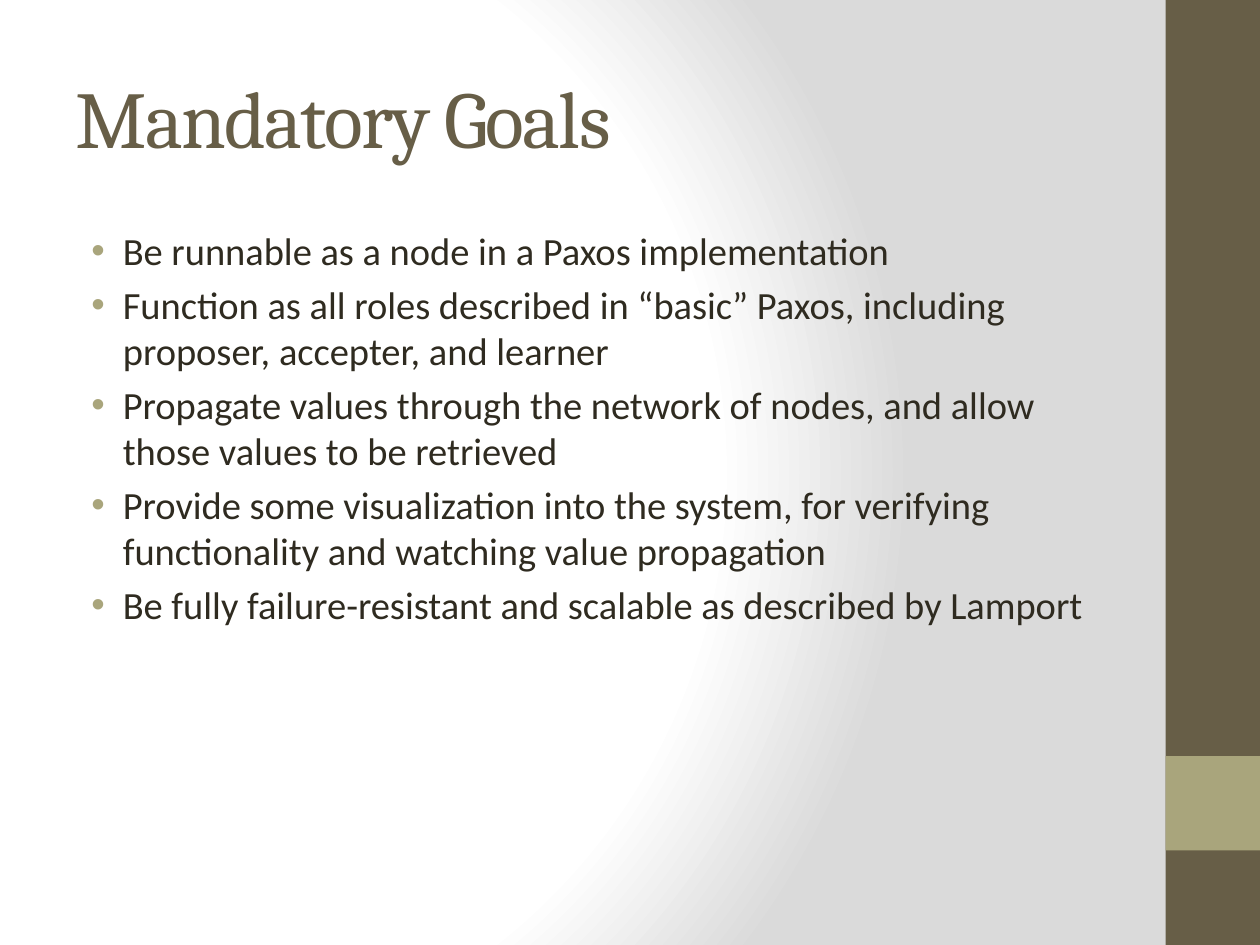
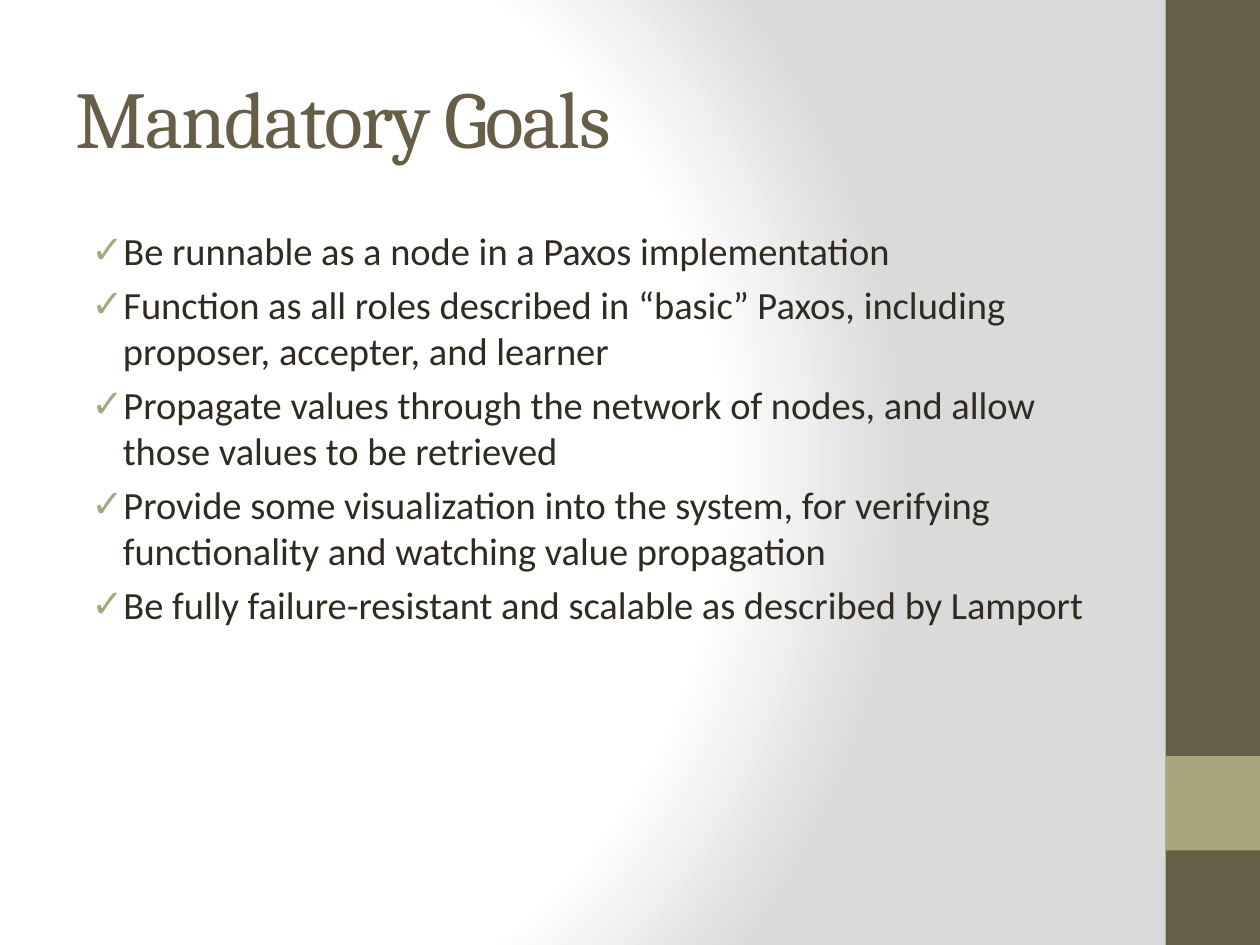
Before and after one commit to timothyekl/KennySync, a slide deck: slide 3 of FinalPresentation/FinalPresentation.pptx. Drawn at 1260x945 pixels with LibreOffice and Linux fonts; fonts in the diff are those of the drawing. Boxes give left, top, right and bottom in pixels: in the first picture for what was removed or moved away, otherwise in the second. Text is boxed around its words. In the diff, an @@ line names an element or a change of style, - is before the commit and + after.

Commit message:
Minor changes to final presentation
* Use checkmarks in goals slide (emphasizes progress)
* Add second lesson learned

```diff
--- a/FinalPresentation/FinalPresentation.pptx
+++ b/FinalPresentation/FinalPresentation.pptx
@@ text "Be runnable as a node ..." at bbox=[123, 238, 1083, 626]: bullet • to ✓ @@
```
Also in this commit, not shown: 1 other slide changed.
